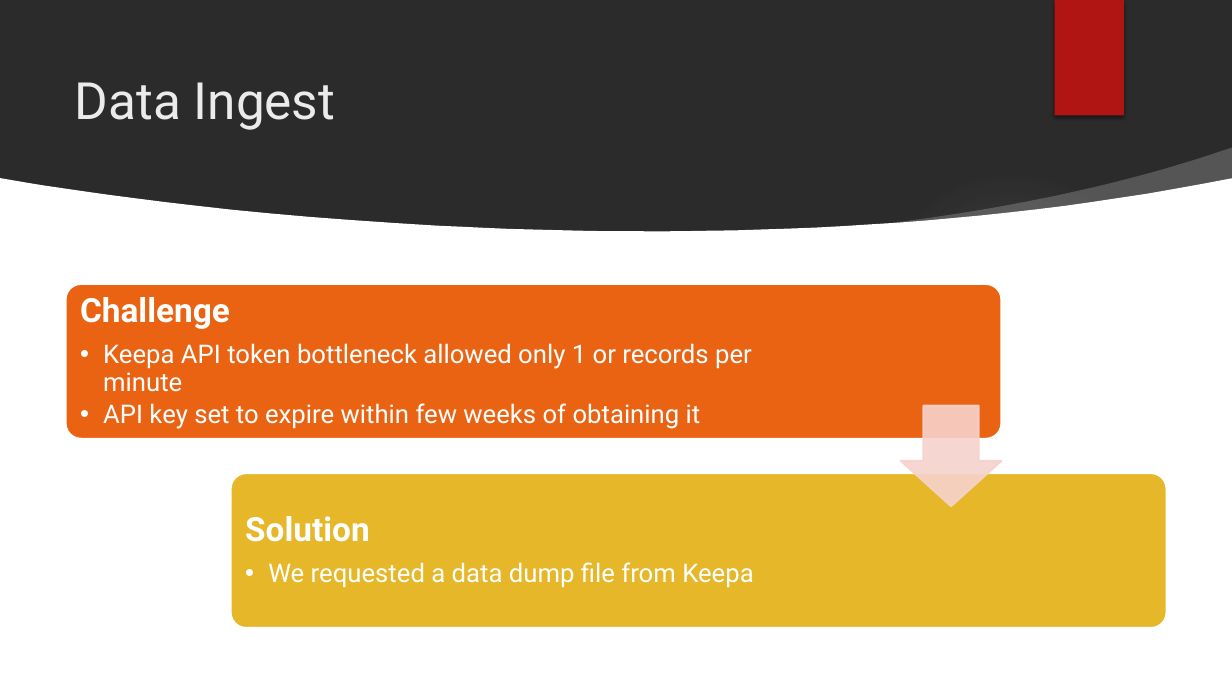
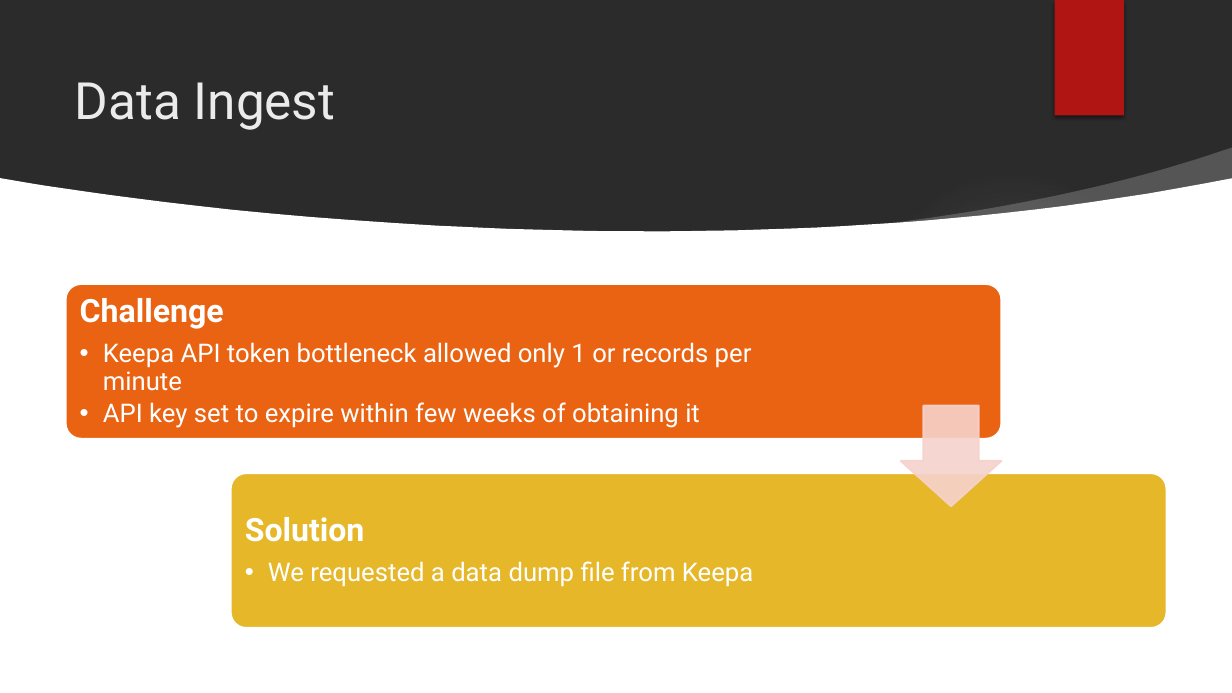
Before and after one commit to georgetown-analytics/Booksville, a slide deck: slide 8 of presentation/Booksville Presentation.pptx. Drawn at 1232x693 pixels with LibreOffice and Linux fonts; fonts in the diff are those of the drawing; background and template pictures are left out; a plain dark background stands for a picture behind light text. Boxes give left, top, right and bottom in pixels: in the first picture for what was removed or moved away, otherwise in the second. Text is boxed around its words. In the diff, an @@ line names an element or a change of style, - is before the commit and + after.

```diff
--- a/presentation/Booksville Presentation.pptx
+++ b/presentation/Booksville Presentation.pptx
@@ text at box(80, 298, 224, 329): size 26 to 25 pt in "Challenge" @@
@@ text at box(245, 517, 365, 542): size 26 to 25 pt in "Solution" @@
```
Also in this commit, not shown: 3 other slides changed, 4 slides added, 1 other file.
